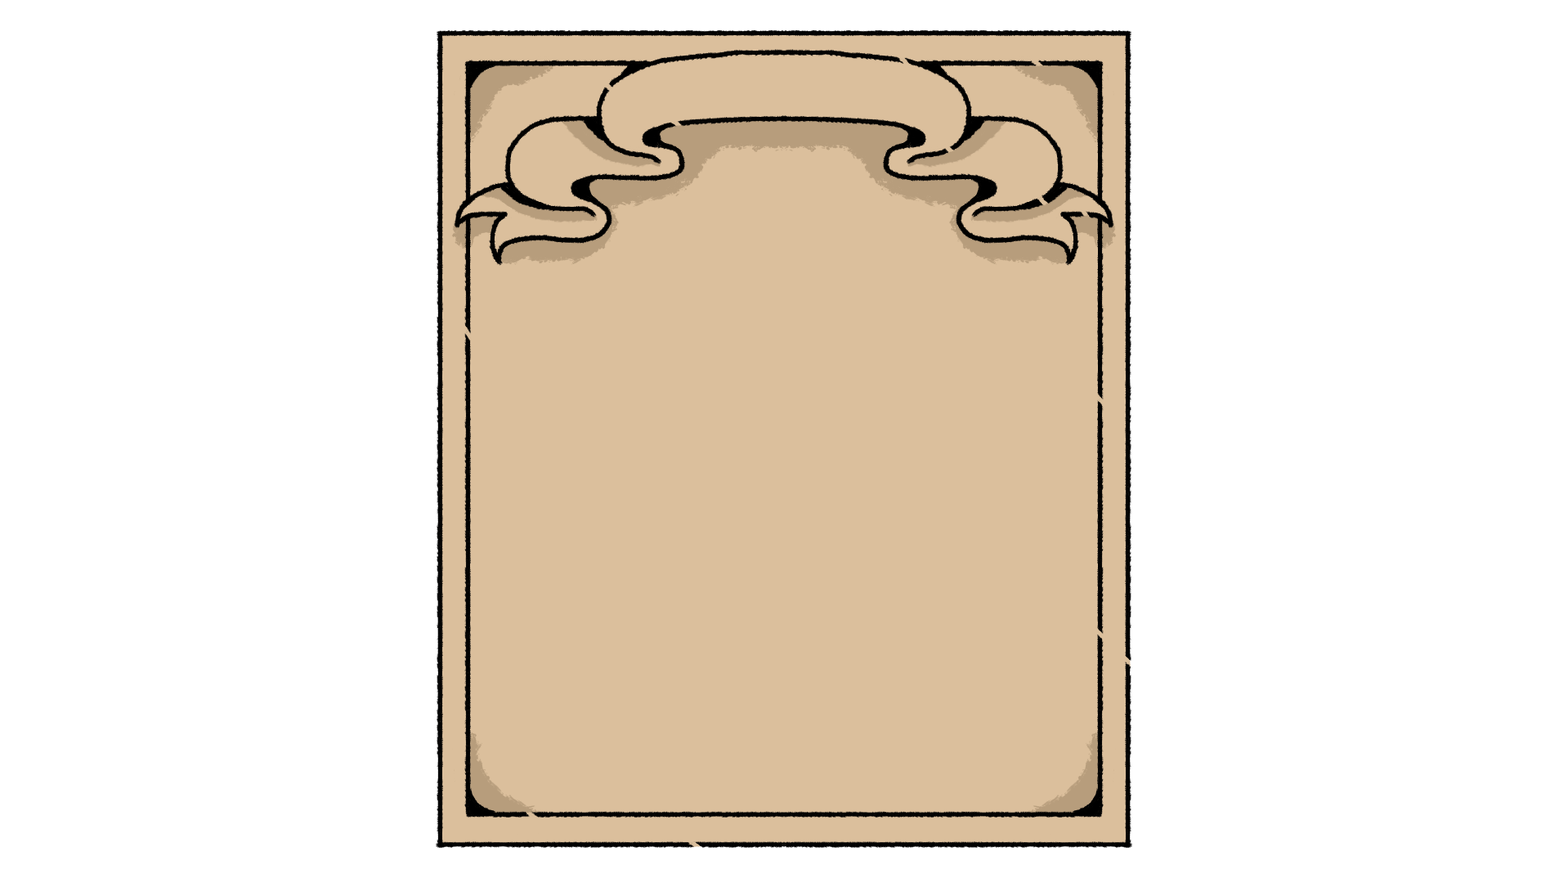
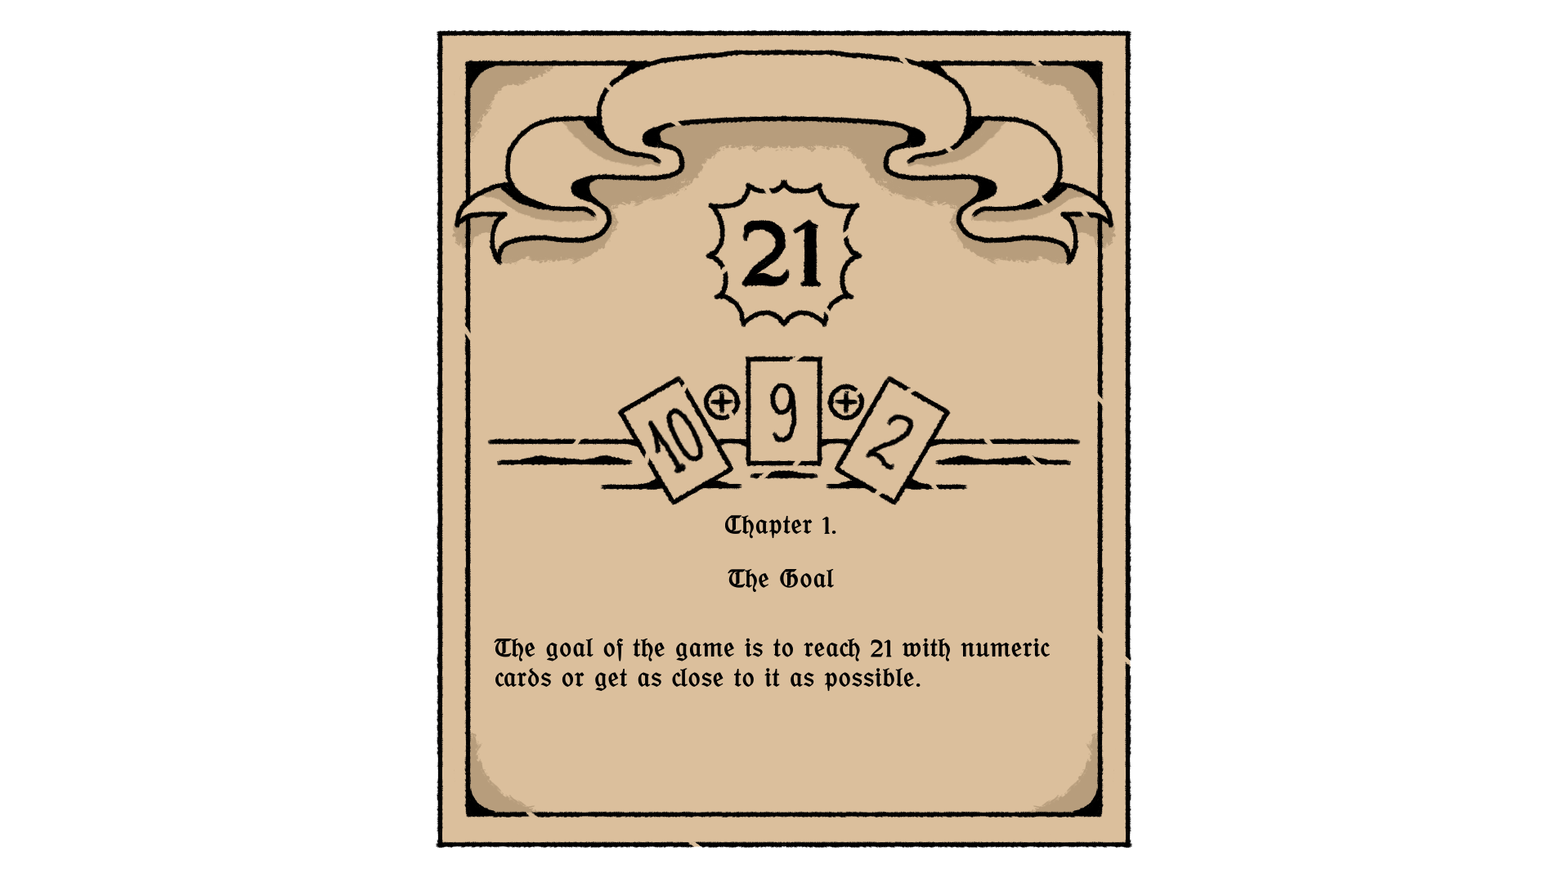
Layer changes from the first 1568x883 image to the second:
showed group "Ch.1" (3 layers) over [487, 179, 1081, 576]
painted on "line2" over [487, 179, 1081, 692]
painted on "pintura" (1st of 3, in "Tutorial novo" › "Base") over [487, 179, 1081, 692]